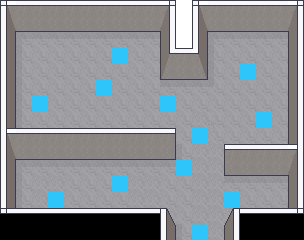
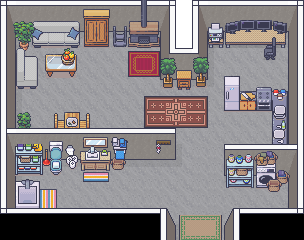
The second 304px x 240px image is a revision of the first. Changes to its layers:
added group "Office" with 3 layers above "Kitchen" over [208, 20, 287, 60]
added layer "PC" in group "Office" over [225, 20, 287, 60]
added group "Kitchen" with 8 layers above "Living Room" over [66, 76, 288, 144]
added layer "Pasted Layer #15" in group "Kitchen" over [240, 87, 288, 144]
added group "Living Room" with 10 layers above "Hallway" over [13, 0, 160, 89]
added layer "Couch Left" in group "Living Room" over [16, 48, 38, 89]
added layer "Flower" in group "Living Room" over [13, 21, 35, 51]
added layer "Cabinet" in group "Living Room" over [83, 9, 110, 48]
added layer "chimney" in group "Living Room" over [126, 0, 160, 48]
added layer "Couch Top" in group "Living Room" over [32, 21, 80, 48]
added layer "Couch Table" in group "Living Room" over [45, 54, 77, 78]
added group "Hallway" with 2 layers above "Bathroom" over [159, 57, 209, 90]
added layer "Flowers" in group "Hallway" over [159, 57, 209, 89]
added group "Bathroom" with 7 layers above "Portal" over [49, 137, 290, 192]
added layer "Paper Wall" in group "Bathroom" over [65, 137, 128, 160]
added layer "Washer" in group "Bathroom" over [254, 151, 282, 192]
added layer "Washer Shelf" in group "Bathroom" over [226, 154, 254, 188]
added layer "Bath Shink" in group "Bathroom" over [80, 137, 111, 171]
hid "eggs" over [32, 48, 272, 240]
added layer "Pasted Layer #12" above "Pasted Layer #11" over [17, 96, 208, 141]
added layer "Bath shelf" above "Pasted Layer #7" over [15, 144, 43, 176]
added layer "Pasted Layer #7" above "Pasted Layer #2" over [128, 51, 222, 240]
added layer "Pasted Layer #2" above "Bathtub" over [39, 157, 126, 208]
added layer "Bathtub" above "Pasted Layer #1" over [16, 179, 42, 208]
…and 21 more changes (21 added)
